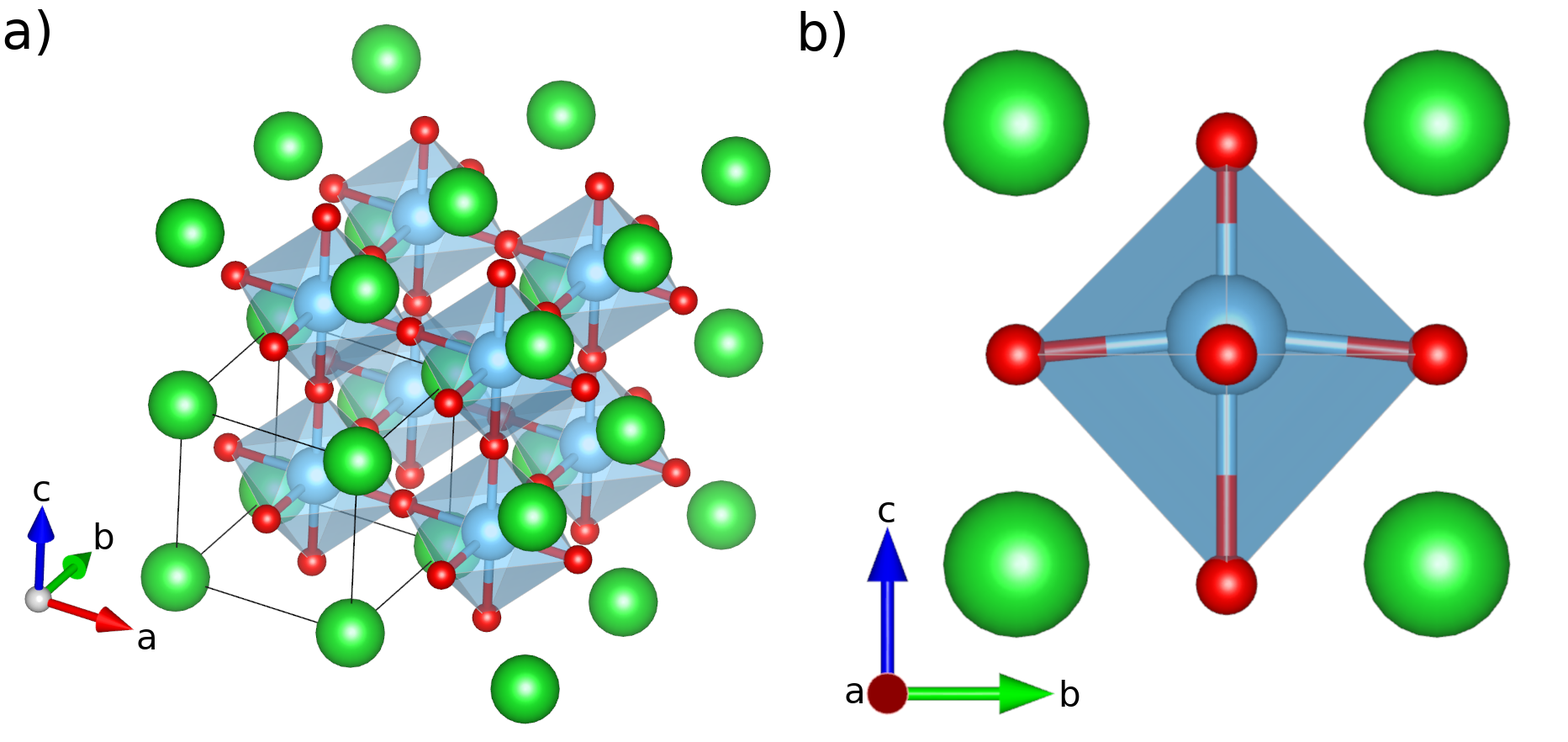
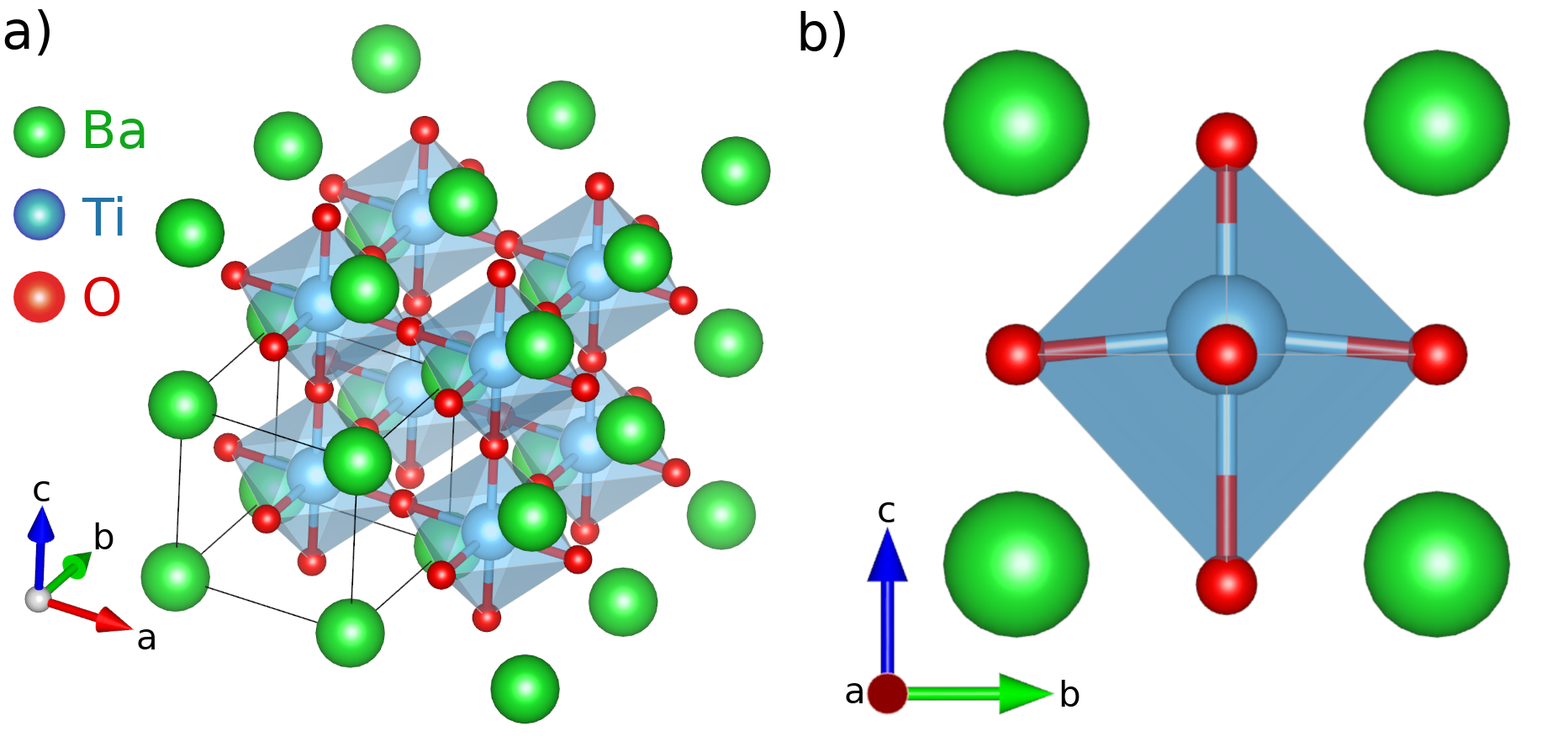
Before/after of a 1568×742 layered artwork. What changed in the layer stack:
added layer "Ba" above "b)" over 12, 105, 145, 324
